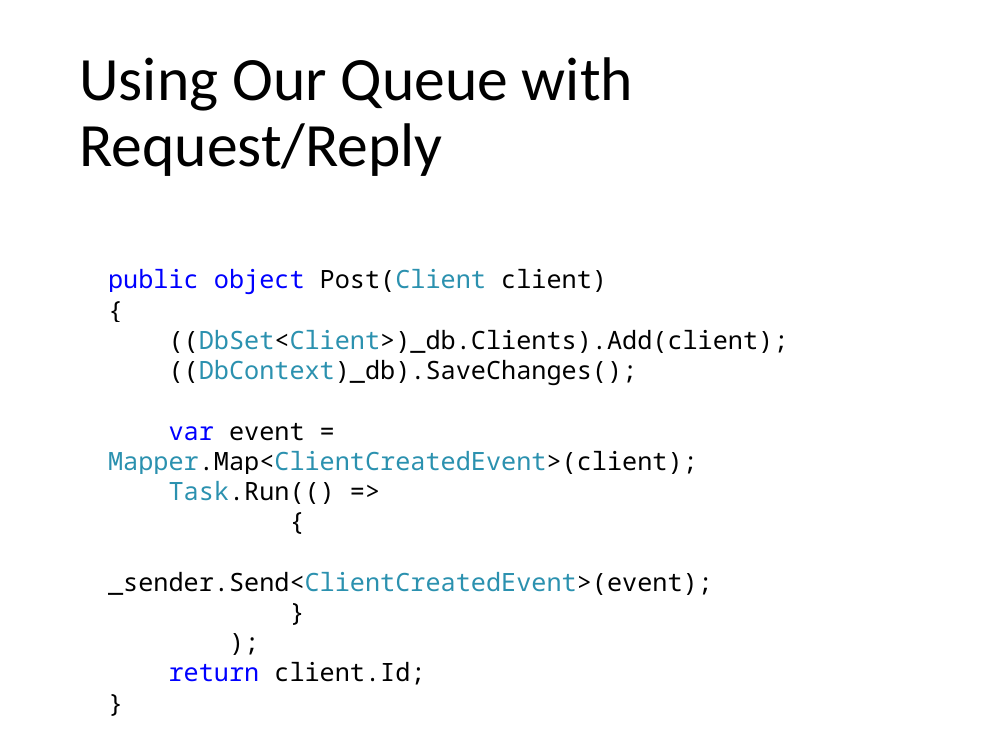
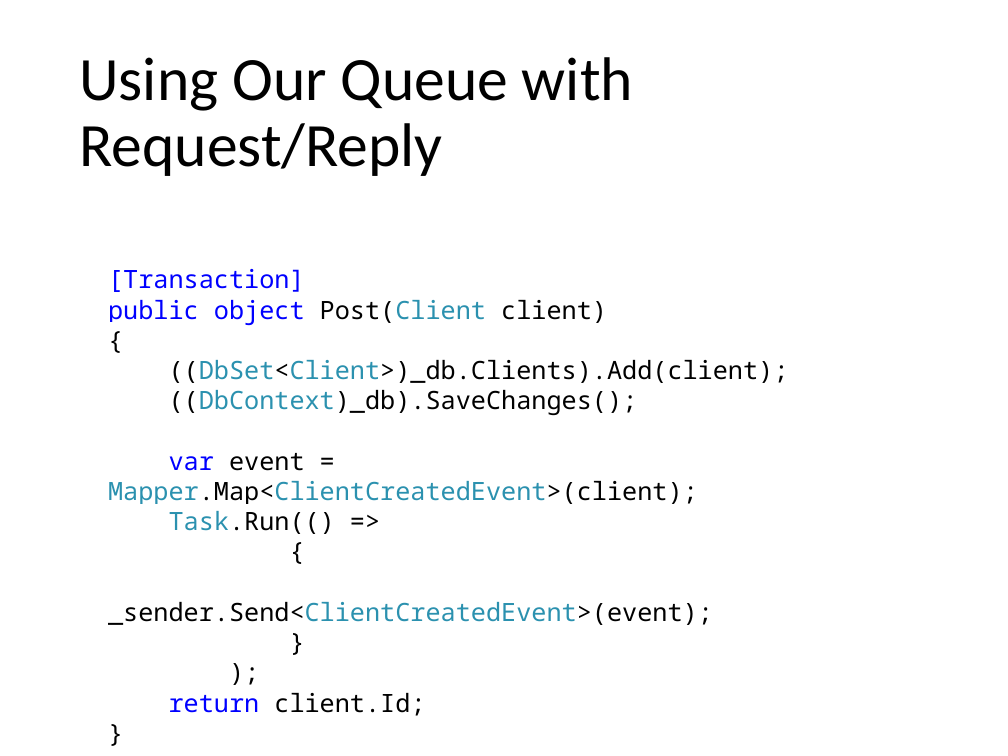
Before and after one commit to keithelder/StartR, a slide deck: slide 37 of slides/WebAppsReImagined.pptx (slide 39 before the commit). Drawn at 1008x756 pixels with LibreOffice and Linux fonts; fonts in the diff are those of the drawing. Boxes give left, top, right and bottom in pixels: in the first picture for what was removed or moved away, otherwise in the second. Text is boxed around its words. In the diff, an @@ line names an element or a change of style, - is before the commit and + after.

```diff
--- a/slides/WebAppsReImagined.pptx
+++ b/slides/WebAppsReImagined.pptx
@@ text at bbox=[108, 269, 305, 292]: paragraph added @@
+[Transaction]
```
Also in this commit, not shown: 1 other slide changed, 7 slides added, 4 slides removed.
